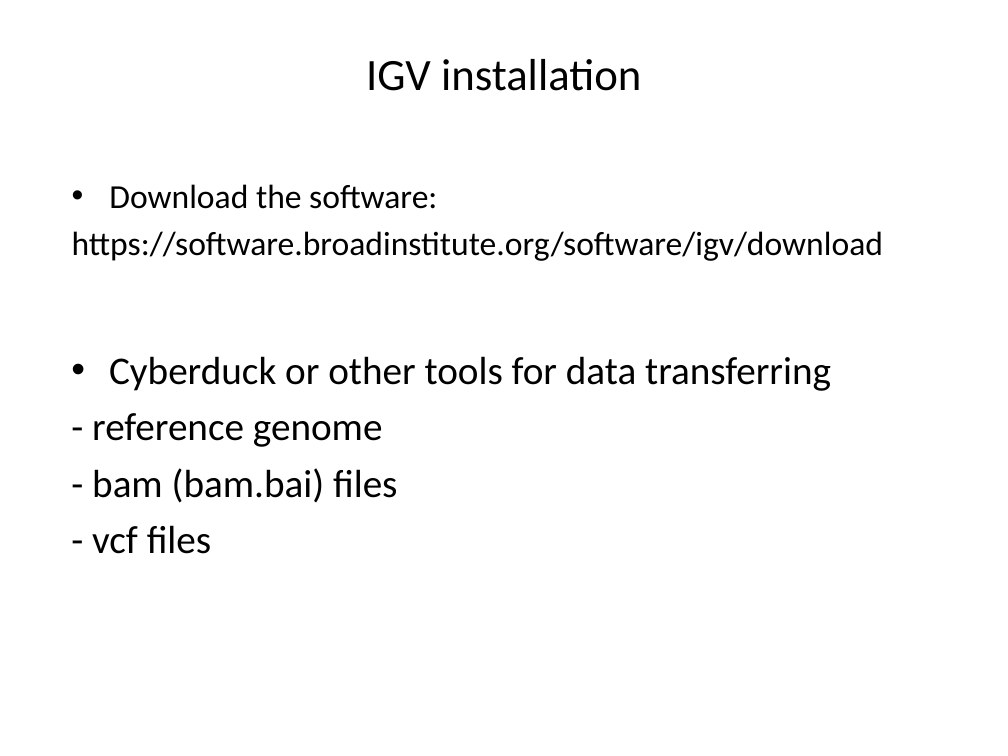
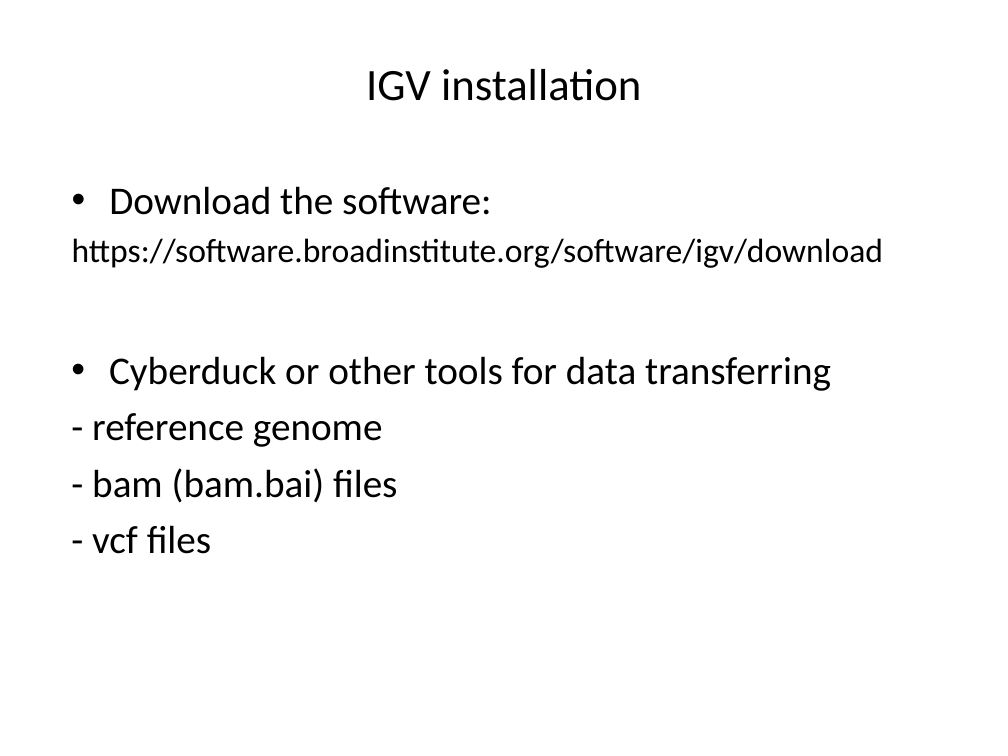
Before and after one commit to liu3zhenlab/teaching, a slide deck: slide 13 of PLPTH813Bioinformatis/2021/labs/lab06_variants.pptx. Drawn at 1008x756 pixels with LibreOffice and Linux fonts; fonts in the diff are those of the drawing. Boxes give left, top, right and bottom in pixels: in the first picture for what was removed or moved away, otherwise in the second. Text is boxed around its words. In the diff, an @@ line names an element or a change of style, - is before the commit and + after.

```diff
--- a/PLPTH813Bioinformatis/2021/labs/lab06_variants.pptx
+++ b/PLPTH813Bioinformatis/2021/labs/lab06_variants.pptx
@@ title "IGV installation": place and size @@
-title "IGV installation" at box(366, 59, 641, 91)
+title "IGV installation" at box(366, 69, 641, 101)
@@ text at box(109, 186, 491, 215): size 24 to 28 pt in "Download the software:" @@
```
Also in this commit, not shown: 3 other slides changed.
